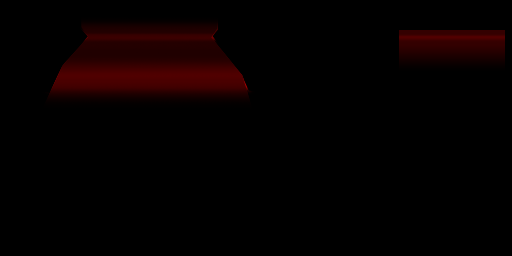
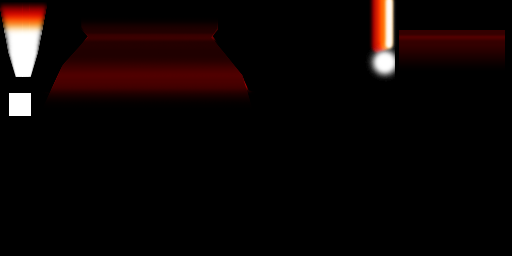
The second 512x256 image is a revision of the first. Changes to its layers:
added layer "Very_Hot" above "Hot3" over [0, 0, 397, 82]
painted on "Hot1" over [9, 93, 31, 116]
